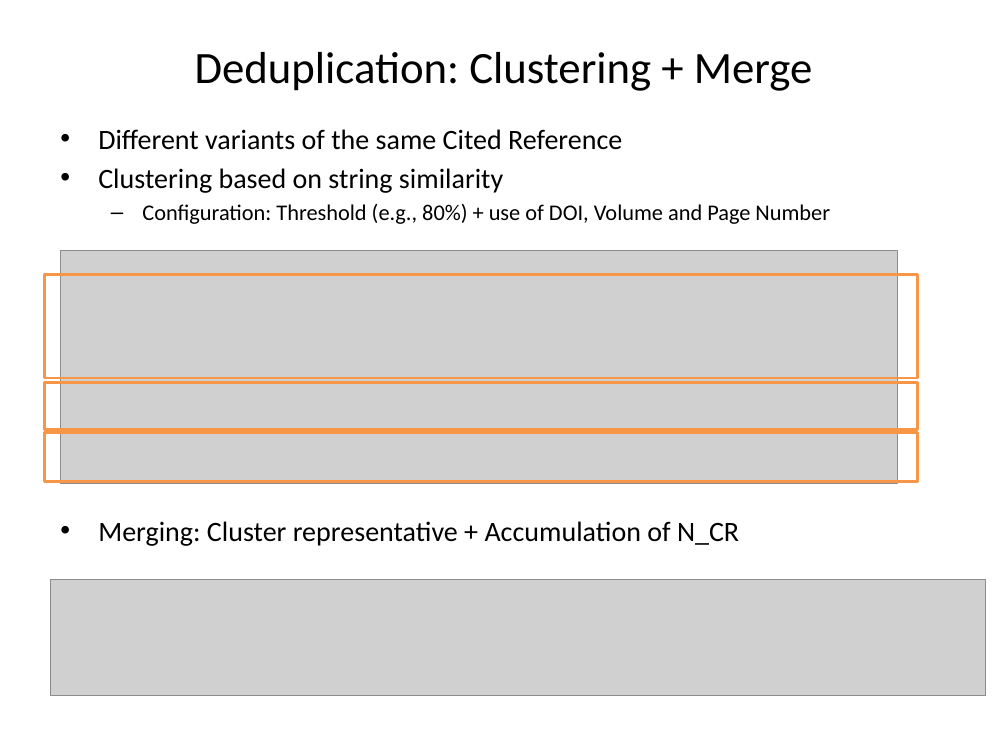
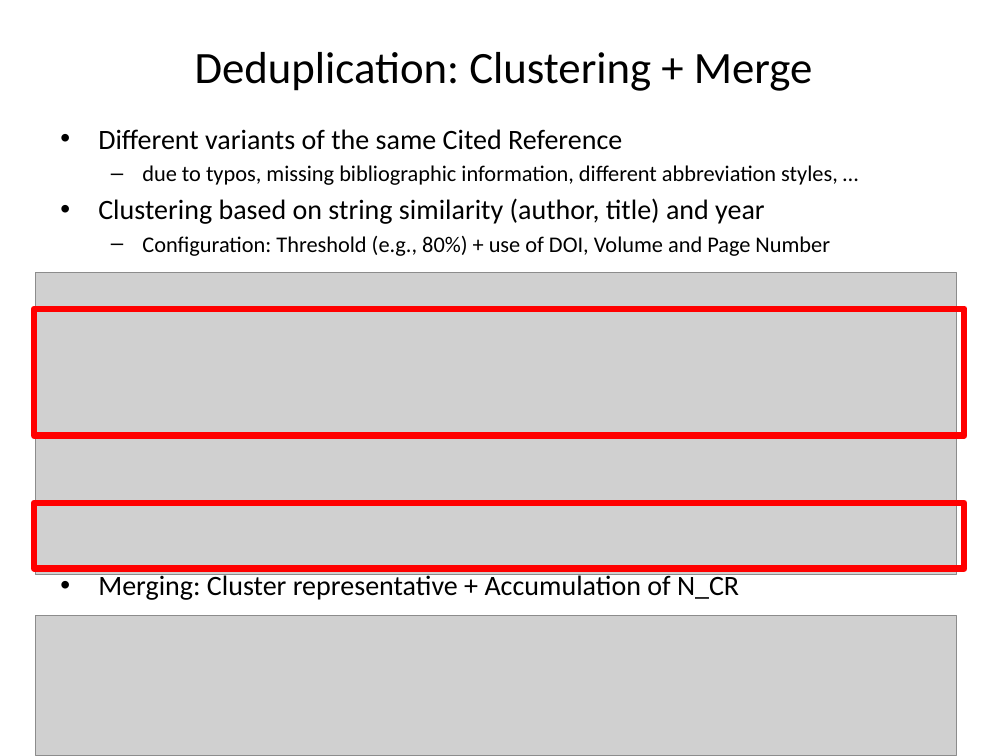
Before and after one commit to andreas-thor/cre, a slide deck: slide 6 of docs/slides/cre_overview.pptx (slide 4 before the commit). Drawn at 1008x756 pixels with LibreOffice and Linux fonts; fonts in the diff are those of the drawing; grey boxes stand for pictures. Boxes give left, top, right and bottom in pixels: in the first picture for what was removed or moved away, otherwise in the second. Text is boxed around its words. In the diff, an @@ line names an element or a change of style, - is before the commit and + after.

```diff
--- a/docs/slides/cre_overview.pptx
+++ b/docs/slides/cre_overview.pptx
@@ text at <box>98,165,838,224</box>: text changed; size 20 to 16 pt @@
-• Clustering based on string similarity
+  – due to typos, missing bibliographic information, different abbreviation styles, …
+• Clustering based on string similarity (author, title) and year
@@ picture: place and size @@
-picture at <box>60,251,897,484</box>
+picture at <box>35,272,957,575</box>
@@ rectangle removed at <box>44,275,917,378</box> @@
@@ rectangle: place and size @@
-rectangle at <box>44,383,917,430</box>
+rectangle at <box>34,308,965,435</box>
@@ rectangle at <box>34,308,965,435</box>: outline #F79646 2 pt to #FF0000 4.5 pt @@
@@ rectangle at <box>34,503,965,569</box>: outline #F79646 2 pt to #FF0000 4.5 pt @@
@@ rectangle: place and size @@
-rectangle at <box>44,432,917,481</box>
+rectangle at <box>34,503,965,569</box>
@@ picture removed at <box>50,580,985,696</box> @@
@@ picture added at <box>35,615,957,755</box> @@
```
Also in this commit, not shown: 3 other slides changed, 5 slides added, 2 other files.
